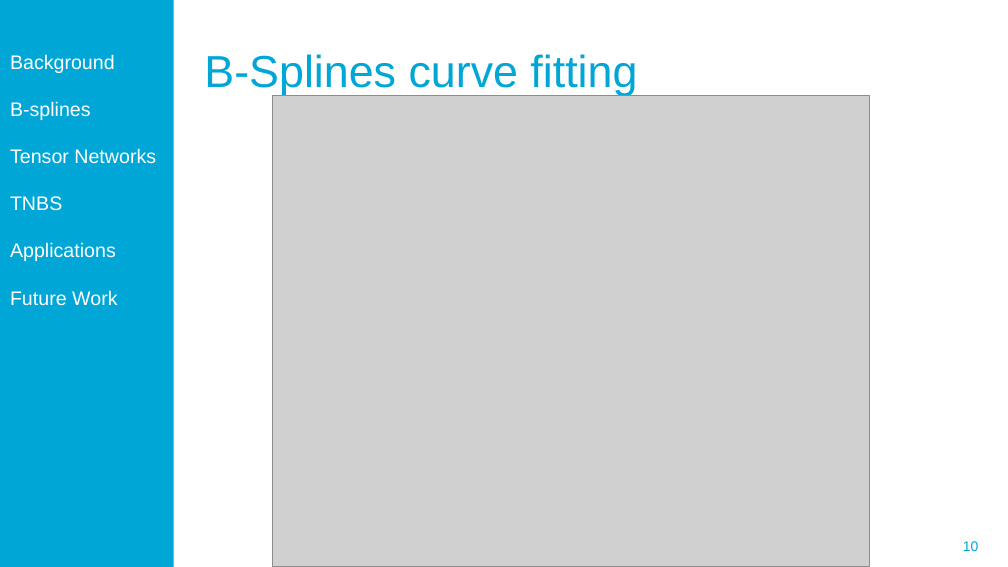
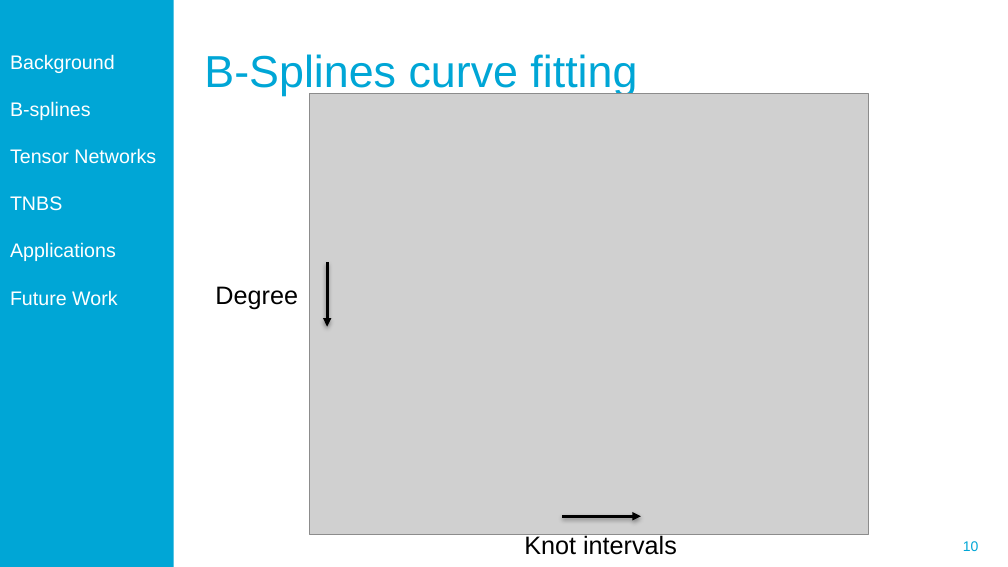
Before and after one commit to Ridvanz/Thesis, a slide deck: slide 10 of Midterm_Ridvan.pptx. Drawn at 1008x567 pixels with LibreOffice and Linux fonts; fonts in the diff are those of the drawing; grey boxes stand for pictures; background and template pictures are left out. Boxes give left, top, right and bottom in pixels: in the first picture for what was removed or moved away, otherwise in the second. Text is boxed around its words. In the diff, an @@ line names an element or a change of style, - is before the commit and + after.

```diff
--- a/Midterm_Ridvan.pptx
+++ b/Midterm_Ridvan.pptx
@@ picture: place and size @@
-picture at [272, 95, 870, 566]
+picture at [309, 93, 868, 534]
@@ arrow added from (328, 262) to (328, 327), #000000 2 pt @@
@@ text added at [215, 286, 298, 309], 18 pt, text #000000 @@
+Degree
@@ text added at [524, 533, 677, 555], 18 pt, text #000000 @@
+Knot intervals
@@ arrow added from (562, 516) to (641, 516), #000000 2 pt @@
```
Also in this commit, not shown: 7 other slides changed, 12 other files.
